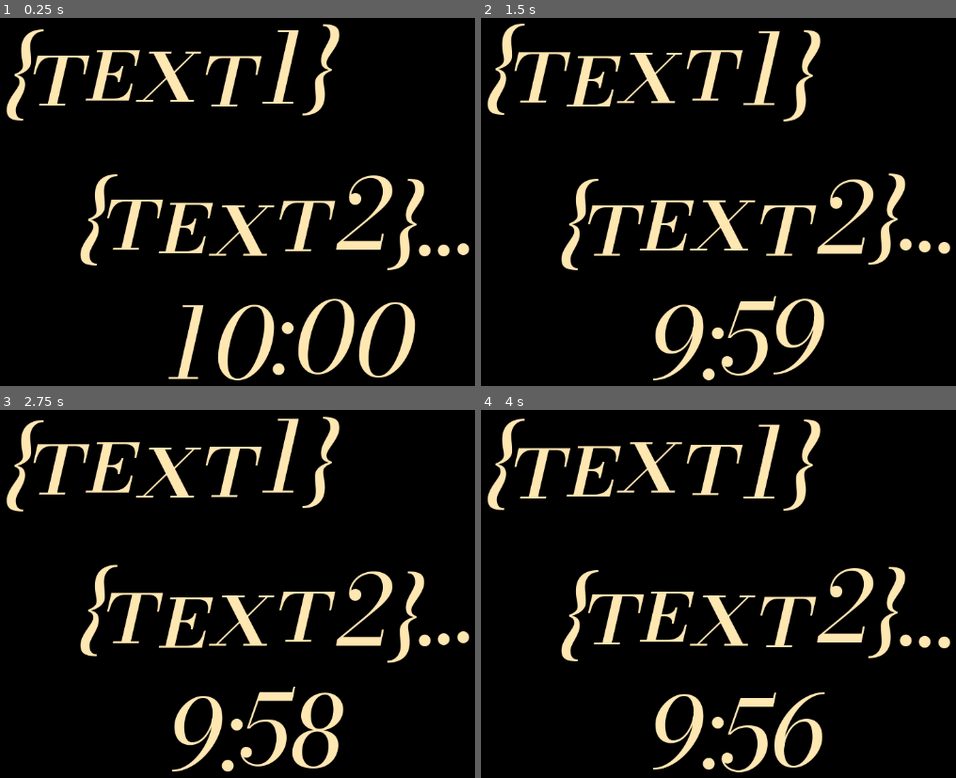
Above: before the commit, frames 1-4 (two rows, left to right).
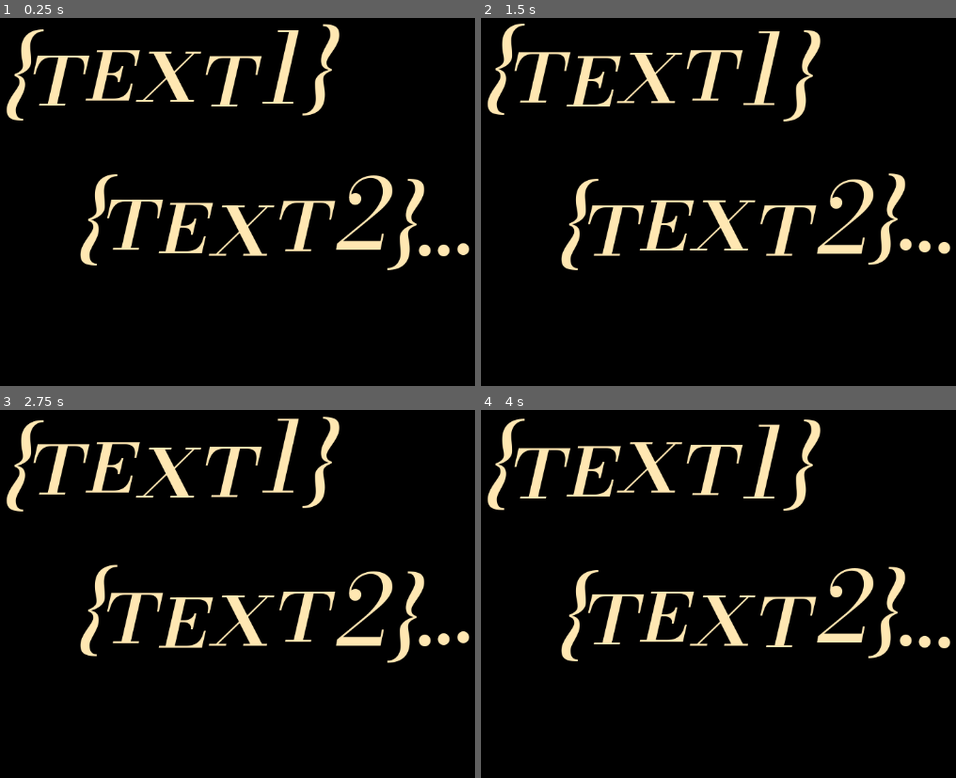
Above: after the commit, the same moments.

Repository: UnseenFaith/starting-soon
Game: Godot game, scene res://Stuff.tscn
The game is run twice, just before and just after one commit, with the same random seed, the same clock (stepped at 60 frames per second) and the same inputs.
Inputs:
- Up to frame 1 (0.25 s): no input
- Up to frame 2 (1.5 s): no input
- Up to frame 3 (2.75 s): no input
- Up to frame 4 (4 s): no input

The runs differ from the first frame. In frame 1, 3.2% of the frame differs, in the area x 35-88%, y 76-99%; in frame 2, 2.3%; in frame 3, 2.4%; in frame 4, 2.3%.

Commit message:
remove timer

Diff:
--- a/Input.gd
+++ b/Input.gd
@@ -1,9 +1,4 @@
 extends Control
-
-var minutes = 10;
-var seconds = 0;
-
-var message = "[wave amp=50.0 freq=3.0 connected=1]{minutes}:{seconds}[/wave]"
 
 func _ready() -> void:
 	var web_hash = JavaScriptBridge.eval("window.location.hash")
@@ -12,26 +7,3 @@
 		var text1 = replaced_text.split(";")[0]
 		var text2 = replaced_text.split(";")[1]
 		$TextLabel.text = $TextLabel.text.replace("{text1}", text1).replace("{text2}", text2)
-
-	$TextLabel2.text = $TextLabel2.text.replace("{minutes}", str(minutes)).replace("{seconds}", str(seconds) + "0")
-
-func _on_timer_timeout():
-	if minutes == 0 && seconds == 0:
-		$Timer.stop()
-		$TextLabel2.visible = false
-		return
-
-	var strSeconds = ""
-
-	if seconds == 0:
-		minutes = minutes - 1
-		seconds = 59
-		strSeconds = 59
-	else:
-		seconds = seconds - 1
-		if seconds < 10:
-			strSeconds = "0" + str(seconds)
-		else:
-			strSeconds = str(seconds)
-
-	$TextLabel2.text = message.replace("{minutes}", str(minutes)).replace("{seconds}", str(strSeconds))
--- a/Stuff.tscn
+++ b/Stuff.tscn
@@ -32,32 +32,3 @@
 scroll_active = false
 autowrap_mode = 0
 shortcut_keys_enabled = false
-
-[node name="TextLabel2" type="RichTextLabel" parent="."]
-layout_mode = 1
-anchors_preset = 15
-anchor_right = 1.0
-anchor_bottom = 1.0
-offset_left = 286.0
-offset_top = 419.0
-offset_right = 286.0
-offset_bottom = 419.0
-grow_horizontal = 2
-grow_vertical = 2
-theme_override_colors/default_color = Color(1, 0.905882, 0.698039, 1)
-theme_override_colors/font_shadow_color = Color(0, 0, 0, 1)
-theme_override_constants/shadow_outline_size = 10
-theme_override_fonts/normal_font = ExtResource("1_y0aqd")
-theme_override_font_sizes/normal_font_size = 150
-theme_override_font_sizes/bold_font_size = 150
-bbcode_enabled = true
-text = "[wave amp=50.0 freq=3.0 connected=1]{minutes}:{seconds}[/wave]
-"
-scroll_active = false
-autowrap_mode = 0
-shortcut_keys_enabled = false
-
-[node name="Timer" type="Timer" parent="."]
-autostart = true
-
-[connection signal="timeout" from="Timer" to="." method="_on_timer_timeout"]
--- a/project.godot
+++ b/project.godot
@@ -12,7 +12,7 @@
 
 config/name="TwitchStuff2"
 run/main_scene="res://Stuff.tscn"
-config/features=PackedStringArray("4.2", "Forward Plus")
+config/features=PackedStringArray("4.3", "Forward Plus")
 run/max_fps=30
 boot_splash/show_image=false
 
@@ -27,7 +27,7 @@
 
 switch={
 "deadzone": 0.5,
-"events": [Object(InputEventKey,"resource_local_to_scene":fa …(175 unchanged characters)… ode":4194306,"key_label":0,"unicode":0,"echo":false,"script":null)
+"events": [Object(InputEventKey,"resource_local_to_scene":fa …(175 unchanged characters)… ode":4194306,"key_label":0,"unicode":0,"location":0,"echo":false,"script":null)
 ]
 }
 
